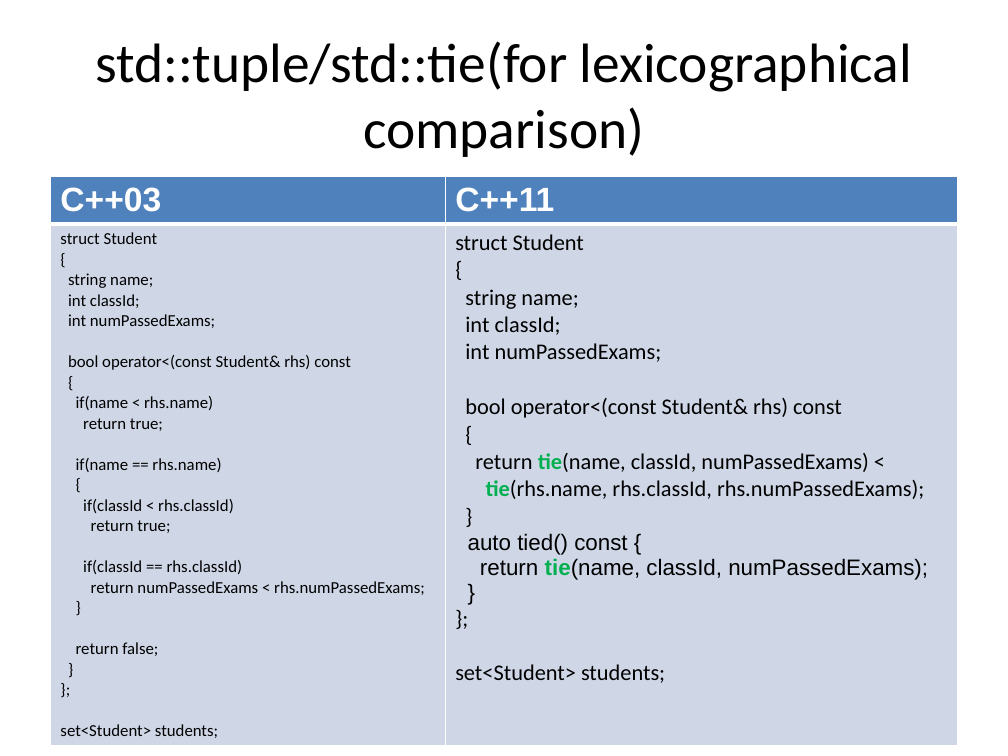
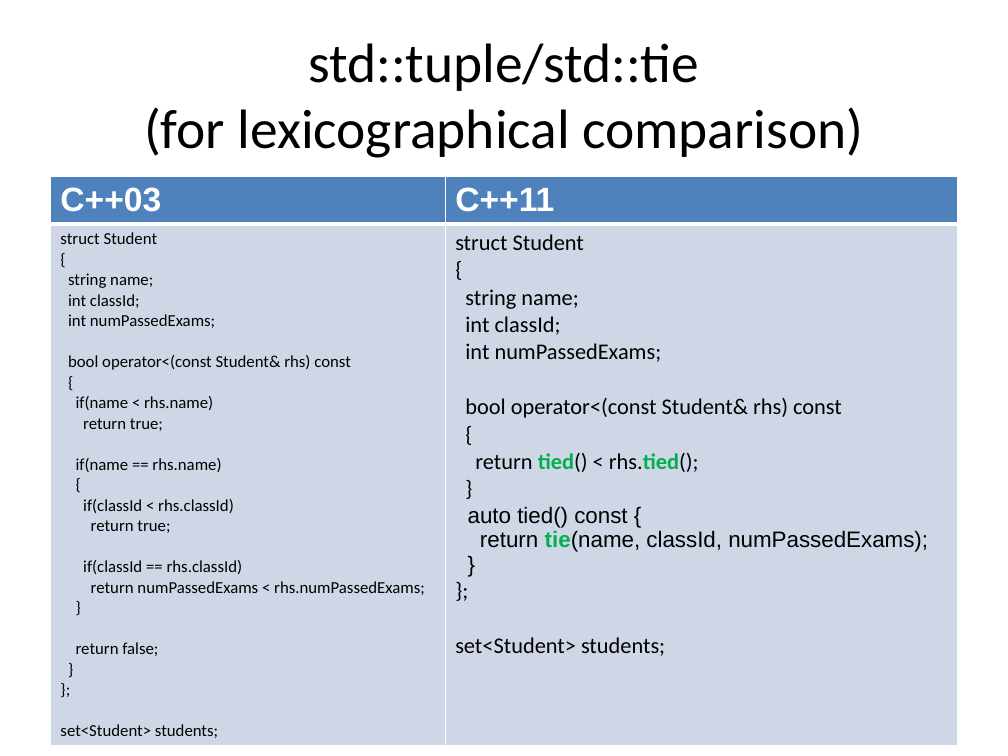
Before and after one commit to xtofl/cpp11training, a slide deck: slide 63 of slides/1.coreextensions-c11-121213071023-phpapp02-reordered.pptx (slide 52 before the commit). Drawn at 1008x756 pixels with LibreOffice and Linux fonts; fonts in the diff are those of the drawing. Boxes give left, top, right and bottom in pixels: in the first picture for what was removed or moved away, otherwise in the second. Text is boxed around its words. In the diff, an @@ line names an element or a change of style, - is before the commit and + after.

```diff
--- a/slides/1.coreextensions-c11-121213071023-phpapp02-reordered.pptx
+++ b/slides/1.coreextensions-c11-121213071023-phpapp02-reordered.pptx
@@ title at [144, 43, 863, 158]: text changed @@
-std::tuple/std::tie(for lexicographical comparison)
+std::tuple/std::tie
+(for lexicographical comparison)
@@ table at [50, 176, 958, 742] @@
-row 2, column 2: struct Student / { / string name; / int classId; / int numPassedExams; / bool operator<(const Student& rhs) const / { / return tie(name, classId, numPassedExams) < / tie(rhs.name, rhs.classId, rhs.numPassedExams); / } / auto tied() const { / return tie(name, classId, numPassedExams); / } / }; / set<Student> students;
+row 2, column 2: struct Student / { / string name; / int classId; / int numPassedExams; / bool operator<(const Student& rhs) const / { / return tied() < rhs.tied(); / } / auto tied() const { / return tie(name, classId, numPassedExams); / } / }; / set<Student> students;
```
Also in this commit, not shown: 22 other slides changed, 11 slides added, 2 other files.
